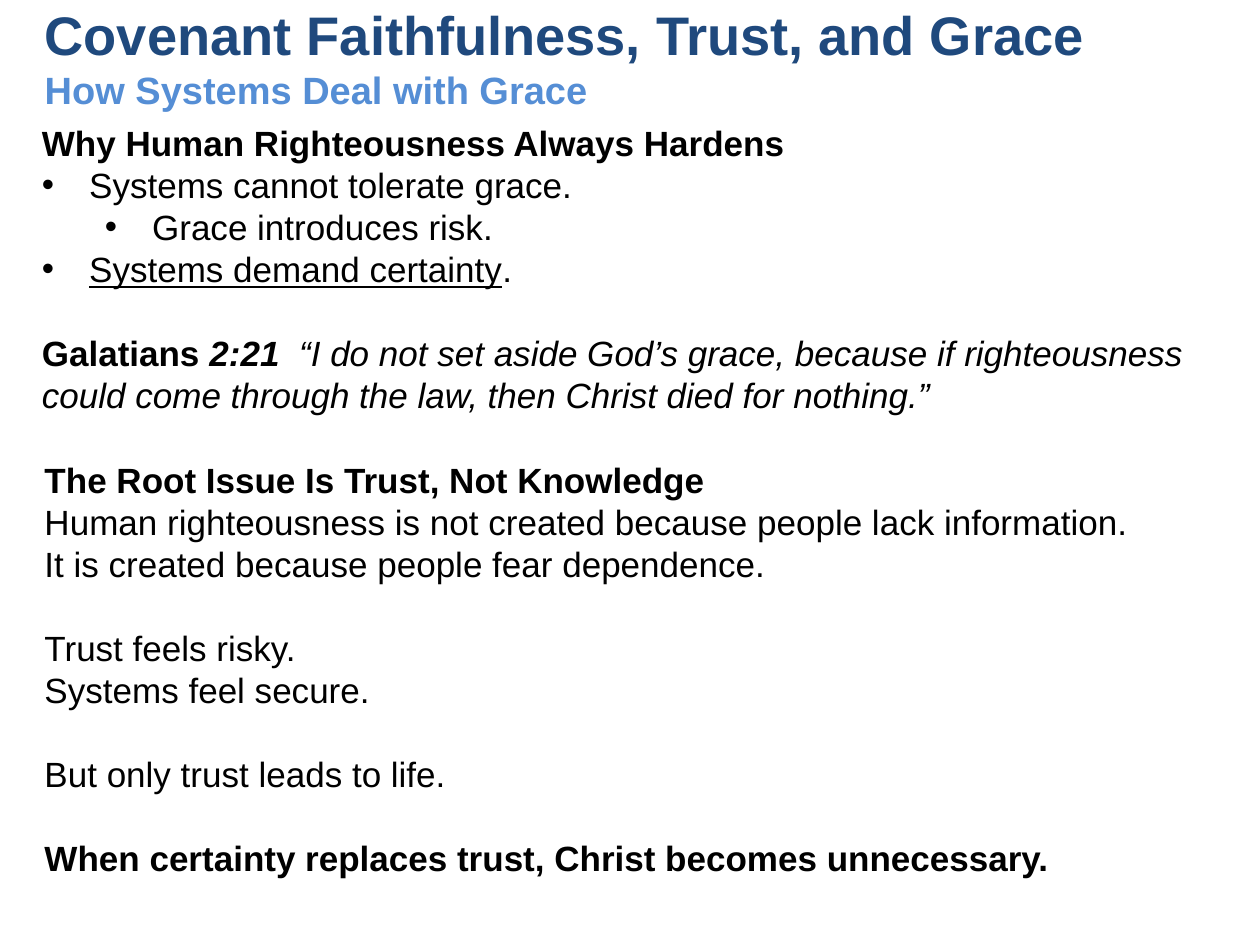
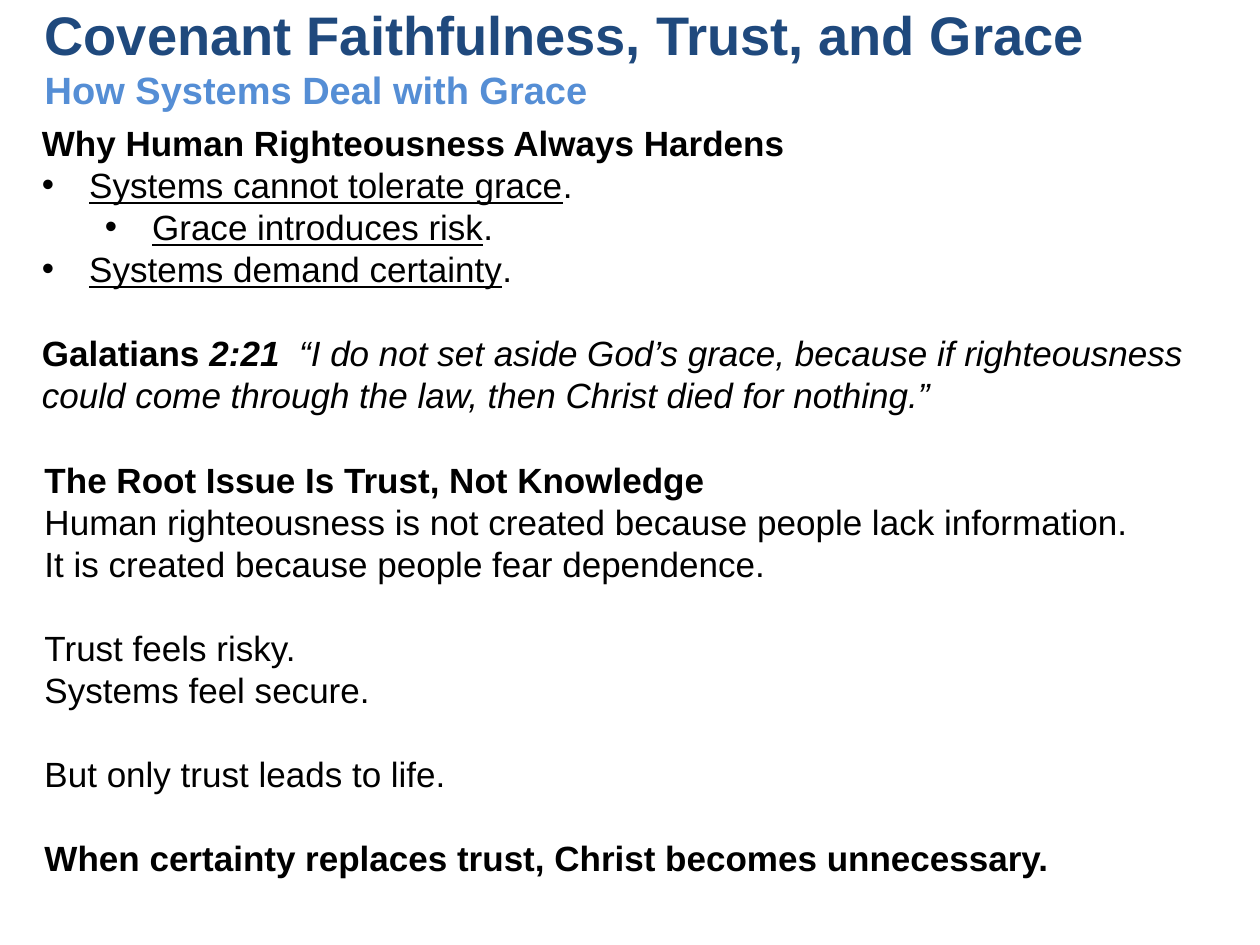
Before and after one commit to UsefulEngines/EvangelismPublic, a slide deck: slide 10 of 2026-Q1/Righteousness1/2026-01-04-Righteous-1.pptx. Drawn at 1260x945 pixels with LibreOffice and Linux fonts; fonts in the diff are those of the drawing. Boxes give left, top, right and bottom in pixels: in the first picture for what was removed or moved away, otherwise in the second. Text is boxed around its words. In the diff, an @@ line names an element or a change of style, - is before the commit and + after.

```diff
--- a/2026-Q1/Righteousness1/2026-01-04-Righteous-1.pptx
+++ b/2026-Q1/Righteousness1/2026-01-04-Righteous-1.pptx
@@ text at [89,172,573,246]: underline on in "Systems cannot tolerate grace.", "Grace introduces risk." @@
```
Also in this commit, not shown: 6 other slides changed, 2 slides added, 9 slides removed, 4 other files.
